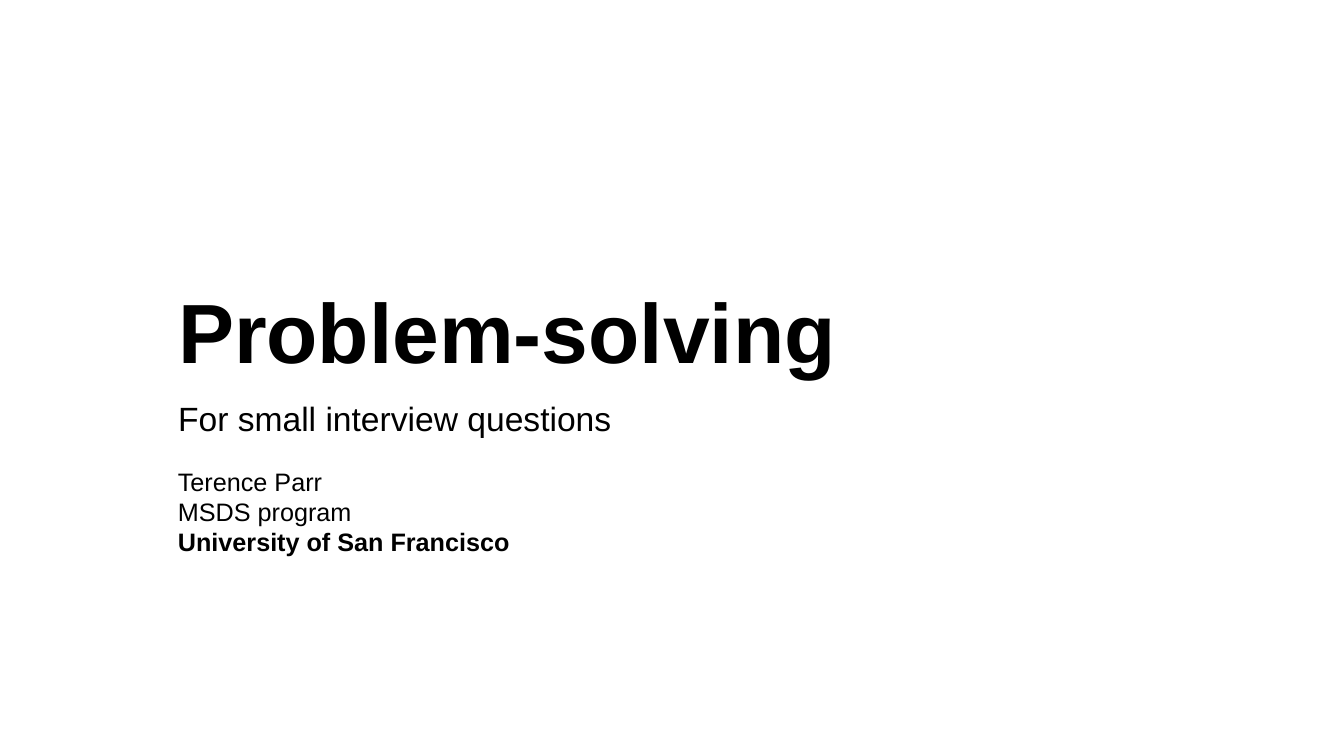
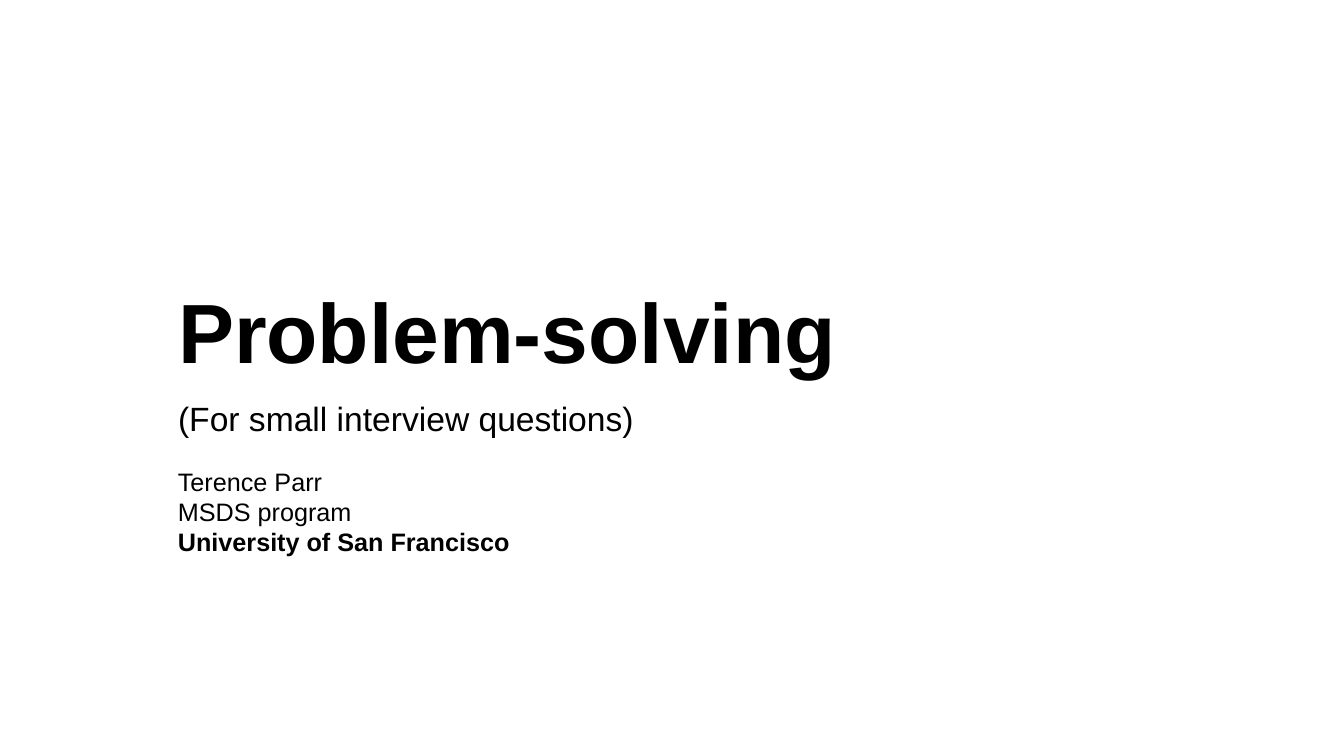
Before and after one commit to parrt/msds689, a slide deck: slide 1 of notes/problem-solving.pptx. Drawn at 1344x756 pixels with LibreOffice and Linux fonts; fonts in the diff are those of the drawing; background and template pictures are left out. Boxes give left, top, right and bottom in pixels: in the first picture for what was removed or moved away, otherwise in the second. Text is boxed around its words. In the diff, an @@ line names an element or a change of style, - is before the commit and + after.

```diff
--- a/notes/problem-solving.pptx
+++ b/notes/problem-solving.pptx
@@ subtitle at box(178, 406, 634, 438): text changed @@
-For small interview questions
+(For small interview questions)
```
Also in this commit, not shown: 8 other slides changed, 6 other files.
